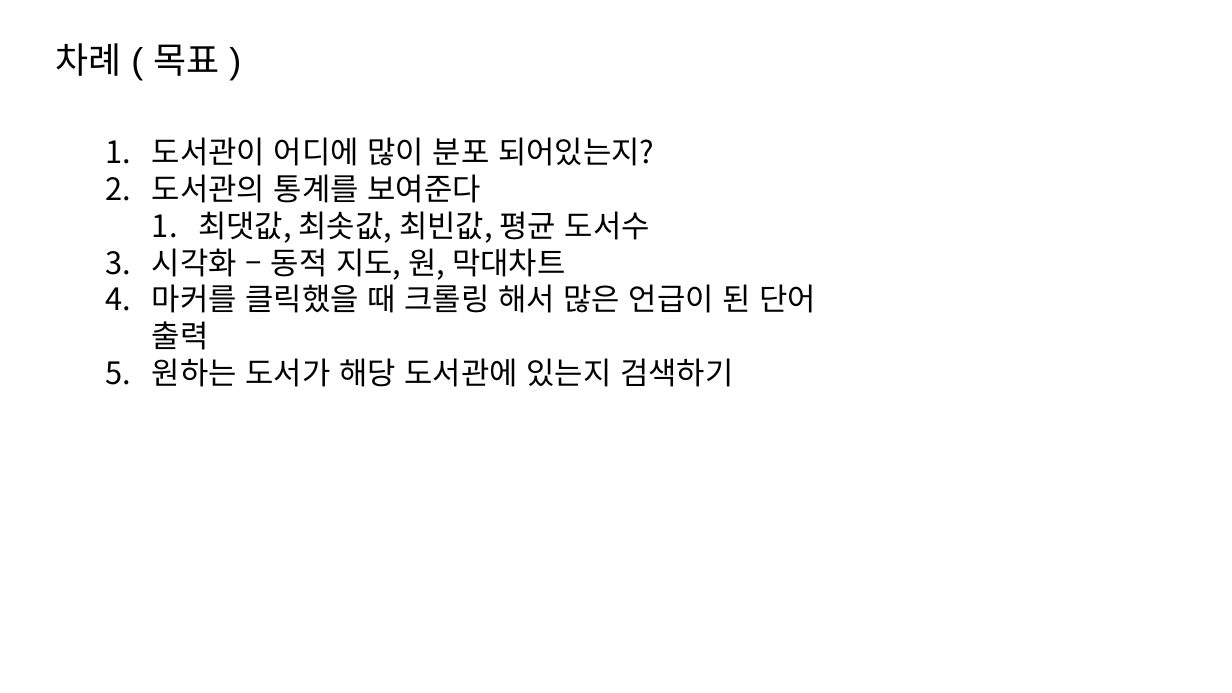
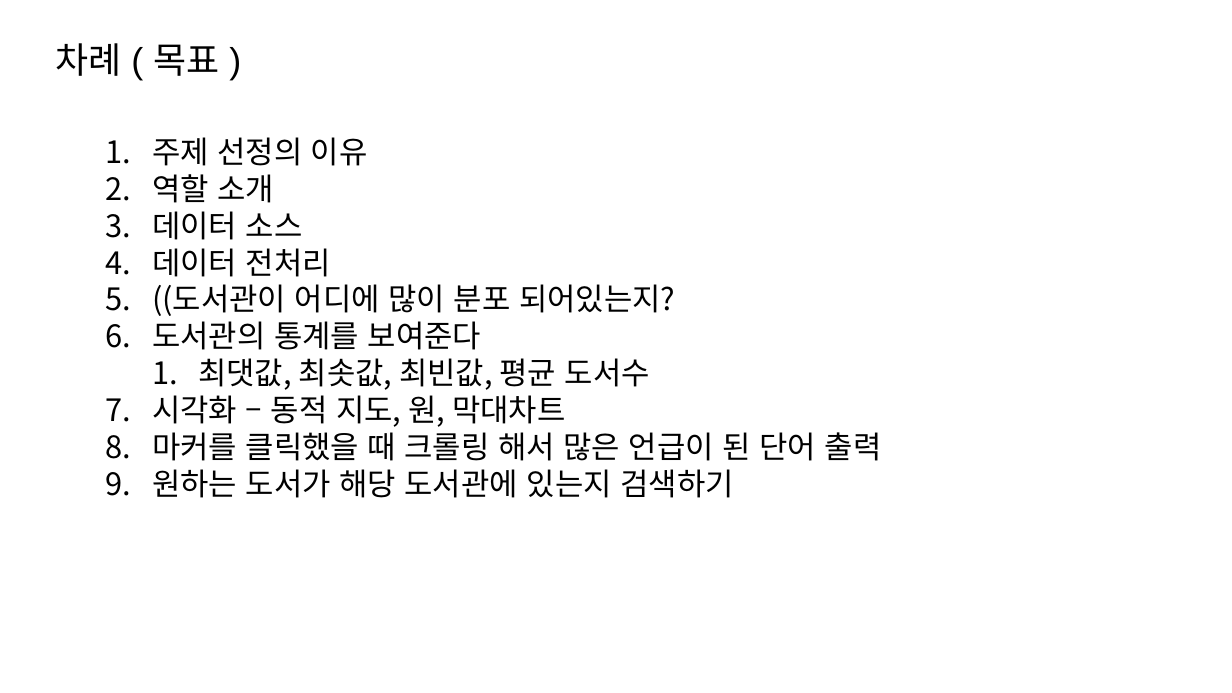
Before and after one commit to dev-hw/SeSAC-live_map, a slide deck: slide 2 of 230810.pptx. Drawn at 1232x693 pixels with LibreOffice and Linux fonts; fonts in the diff are those of the drawing. Boxes give left, top, right and bottom in pixels: in the first picture for what was removed or moved away, otherwise in the second. Text is boxed around its words. In the diff, an @@ line names an element or a change of style, - is before the commit and + after.

```diff
--- a/230810.pptx
+++ b/230810.pptx
@@ text at (x1=152, y1=137, x2=675, y2=316): text changed @@
-1. 도서관이 어디에 많이 분포 되어있는지?
+1. 주제 선정의 이유
+2. 역할 소개
+3. 데이터 소스
+4. 데이터 전처리
+5. ((도서관이 어디에 많이 분포 되어있는지?
```
Also in this commit, not shown: 5 other slides changed, 8 slides added, 1 slide removed.
